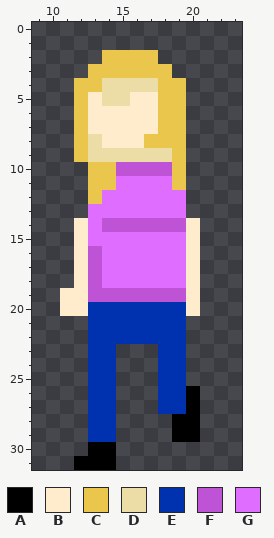
Edited in one commit: pixel-art sprite (gfx/jules-walk-2.png). The picture above was drawn from the file before the commit.
The file is 32x32 pixels. Shown: x 9..23, y 0..31.
Palette (. is transparent): A #000000  B #ffeccc  C #ebc64c  D #ecdca6  E #0032b0  F #be53d6  G #df6dff
Pixels before, first column x 11:
 2 ...CCCC...
 3 ..CCCCCC..
 4 .CCDDDDCC.
 5 .CBDDBBCC.
 6 .CBBBBBCC.
 7 .CBBBBBCC.
 8 .CDBBBCCC.
 9 .CDDDDDDC.
10 ..CCFFFFC.
11 ..CCGGGGC.
12 ..CGGGGGG.
13 ..GGGGGGG.
14 .BGFFFFFFB
15 .BGGGGGGGB
16 .BFGGGGGGB
17 .BFGGGGGGB
18 .BFGGGGGGB
19 BBFFFFFFFB
20 BBEEEEEEEB
21 ..EEEEEEE.
22 ..EEEEEEE.
23 ..EE...EE.
24 ..EE...EE.
25 ..EE...EE.
26 ..EE...EEA
27 ..EE...EEA
28 ..EE....AA
29 ..EE....AA
30 ..AA......
31 .AAA......
And afterwards:
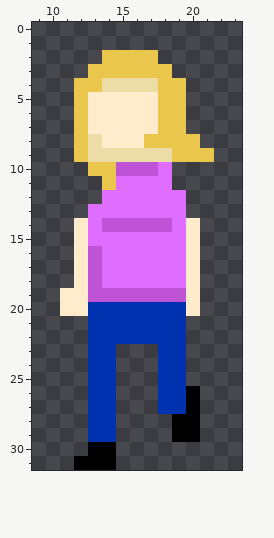
Diff:
y 5: x 14..15 DD -> BB
y 8: x 20 . -> C
y 9: x 20..21 .. -> CC
y 10: x 18..19 FC -> G.
y 11: x 13 C -> .; x 19 C -> .
y 12: x 13 C -> .
y 14: x 19 F -> G
